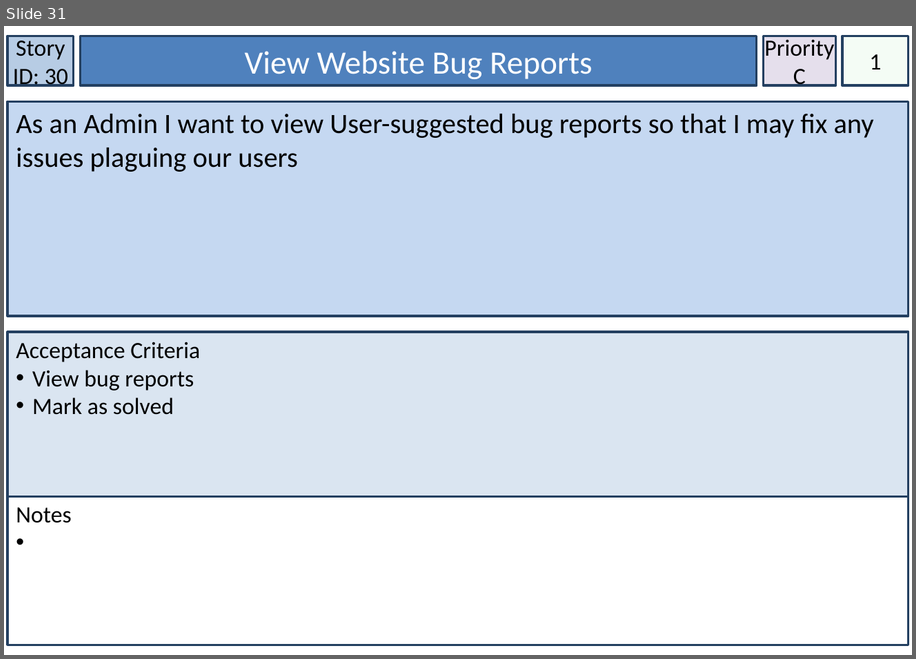
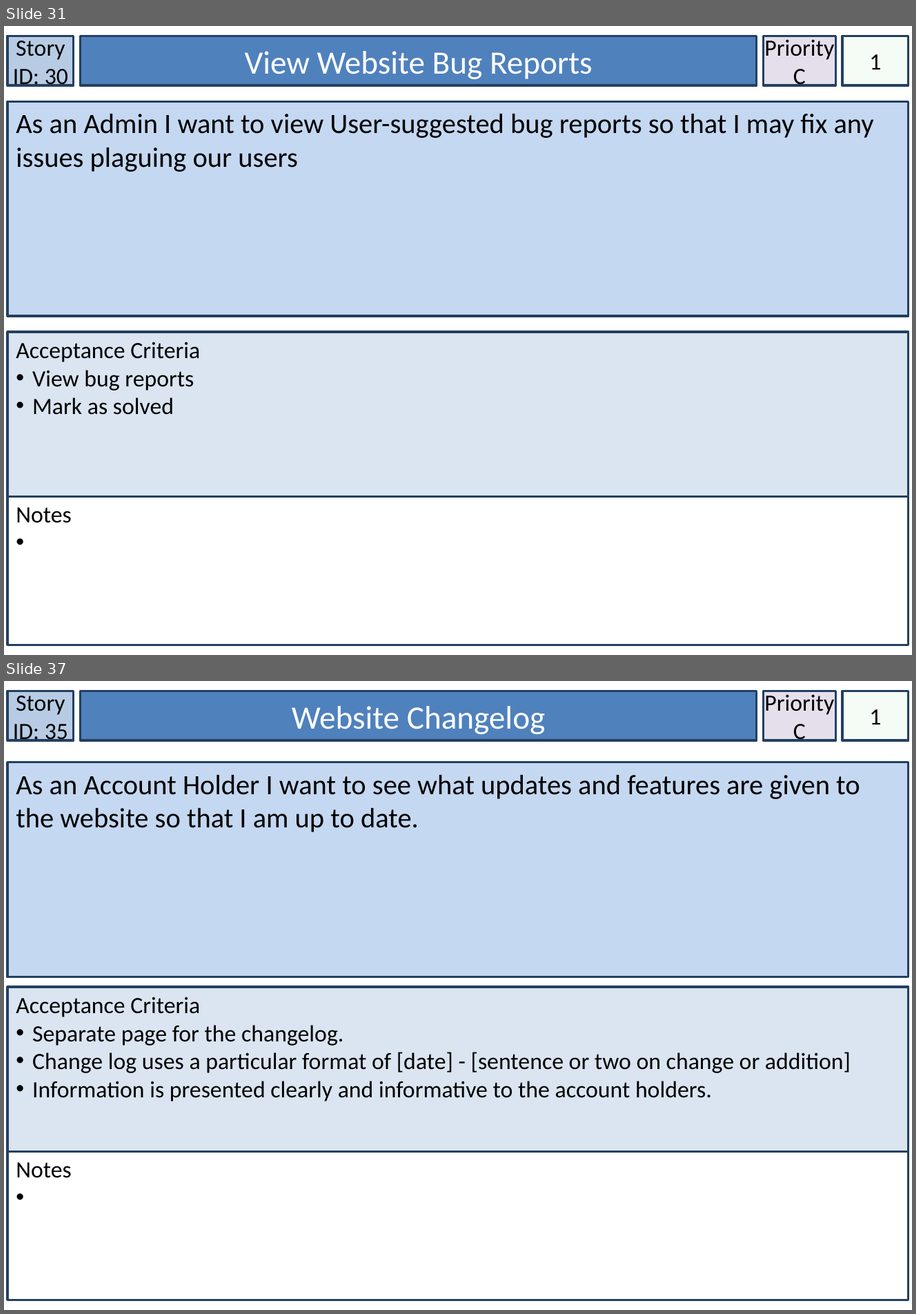
Before and after one commit to lowejosh/Django-landmarks, a slide deck: Artifact Files/Story Cards.pptx. Shown one above the other, each under a label of ours: slide 31 before the commit, slides 31 and 37 after it; the slides between them are not shown. The pictures are 916x659 and 916x1314 pixels, drawn with LibreOffice and Linux fonts; fonts in the diff are those of the drawing. Boxes give left, top, right and bottom in pixels: in the first picture for what was removed or moved away, otherwise in the second. Text is boxed around its words. In the diff, an @@ line names an element or a change of style, - is before the commit and + after.

```diff
--- a/Artifact Files/Story Cards.pptx
+++ b/Artifact Files/Story Cards.pptx
@@ slide 37 added at bbox=[4, 681, 912, 1310], background #FFFFFF @@
@@ rectangle added at bbox=[7, 691, 74, 740], fill #B7CCE4, outline #244061 2 pt, 20 pt, text #000000 @@
+Story ID: 35
@@ rectangle added at bbox=[81, 691, 757, 740], fill #4F81BD, outline #244061 2 pt, 28 pt, text #FFFFFF @@
+Website Changelog
@@ rectangle added at bbox=[764, 691, 837, 740], fill #E5DFEC, outline #244061 2 pt, 20 pt, text #000000 @@
+Priority
+C
@@ rectangle added at bbox=[842, 691, 909, 740], fill #CCF0CD at 20% opacity, outline #244061 2 pt, 20 pt, text #000000 @@
+1
@@ rectangle added at bbox=[7, 762, 909, 977], fill #C5D8F1, outline #244061 2 pt, 24 pt, text #000000 @@
+As an Account Holder I want to see what updates and features are given to the website so that I am up to date.
@@ rectangle added at bbox=[7, 987, 909, 1152], fill #DAE5F1, outline #244061 2 pt, 20 pt, text #000000 @@
+Acceptance Criteria
+• Separate page for the changelog.
+• Change log uses a particular format of [date] - [sentence or two on change or addition]
+• Information is presented clearly and informative to the account holders.
@@ rectangle added at bbox=[7, 1152, 909, 1300], fill #FFFFFF, outline #244061 2 pt, 20 pt, text #000000 @@
+Notes
```
Also in this commit, not shown: 1 slide changed, 10 other slides added, 9 other files.
